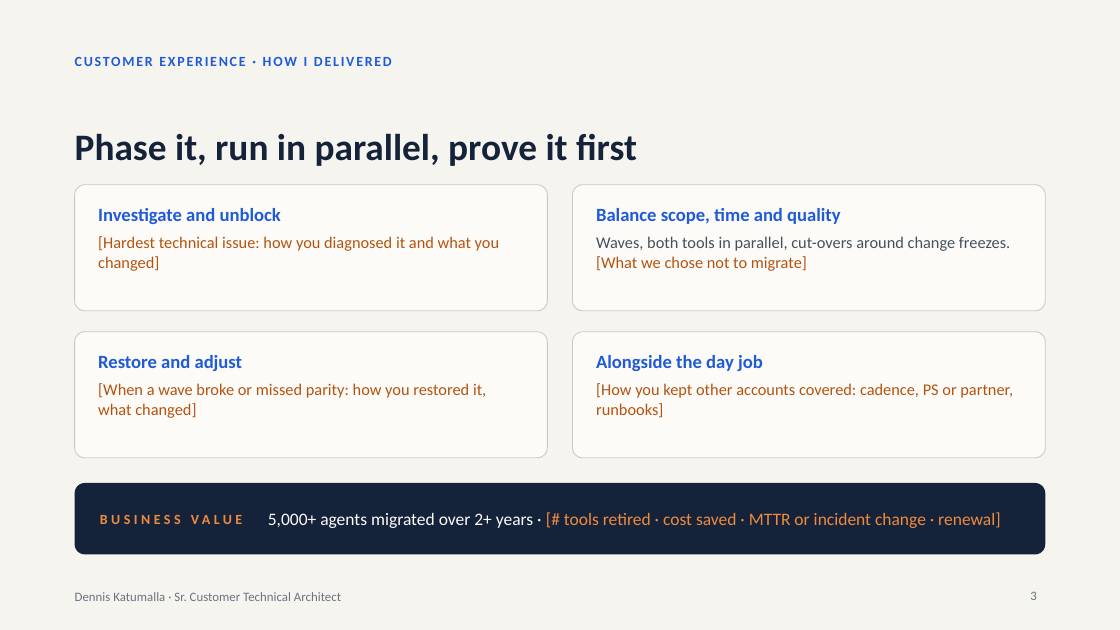
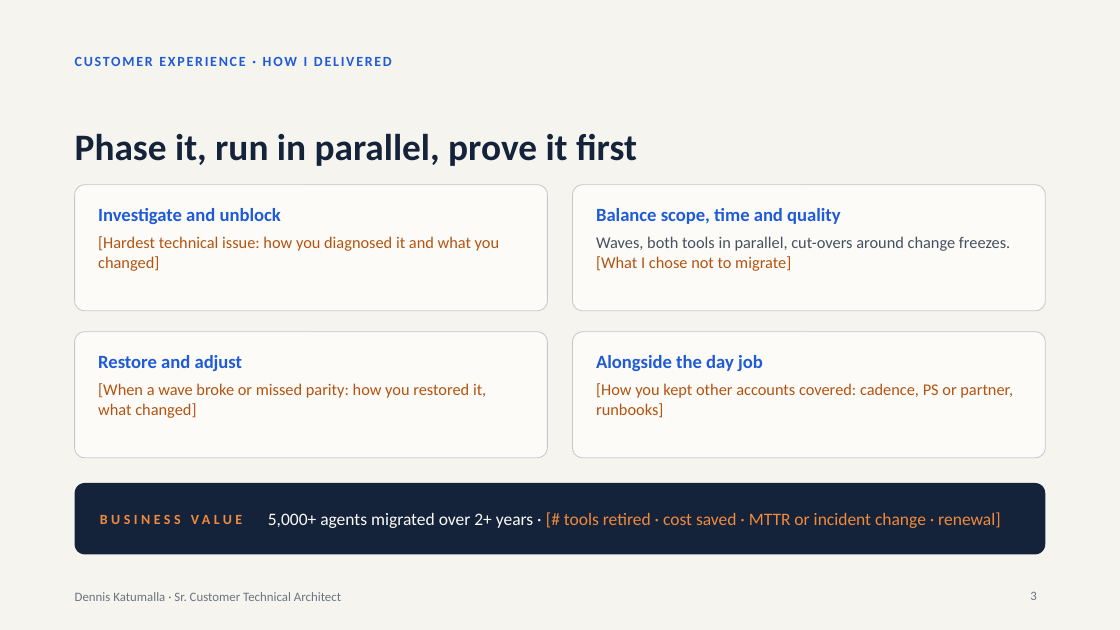
Before and after one commit to denniskatumalla/LogicMonitor, a slide deck: slide 3 of Collateral/CTA_Presentation_Dennis_Katumalla_DRAFT.pptx. Drawn at 1120x630 pixels with LibreOffice and Linux fonts; fonts in the diff are those of the drawing. Boxes give left, top, right and bottom in pixels: in the first picture for what was removed or moved away, otherwise in the second. Text is boxed around its words. In the diff, an @@ line names an element or a change of style, - is before the commit and + after.

```diff
--- a/Collateral/CTA_Presentation_Dennis_Katumalla_DRAFT.pptx
+++ b/Collateral/CTA_Presentation_Dennis_Katumalla_DRAFT.pptx
@@ text at [596, 236, 1010, 271]: text changed @@
-Waves, both tools in parallel, cut-overs around change freezes. [What we chose not to migrate]
+Waves, both tools in parallel, cut-overs around change freezes. [What I chose not to migrate]
```
Also in this commit, not shown: 1 slide added, 1 slide removed, 2 other files.
